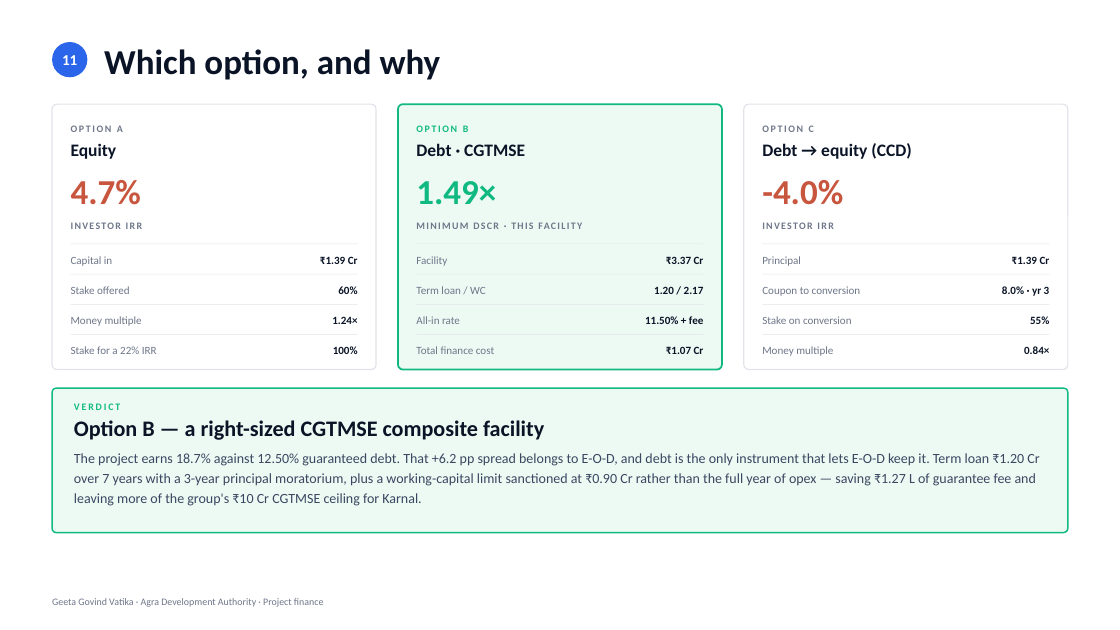
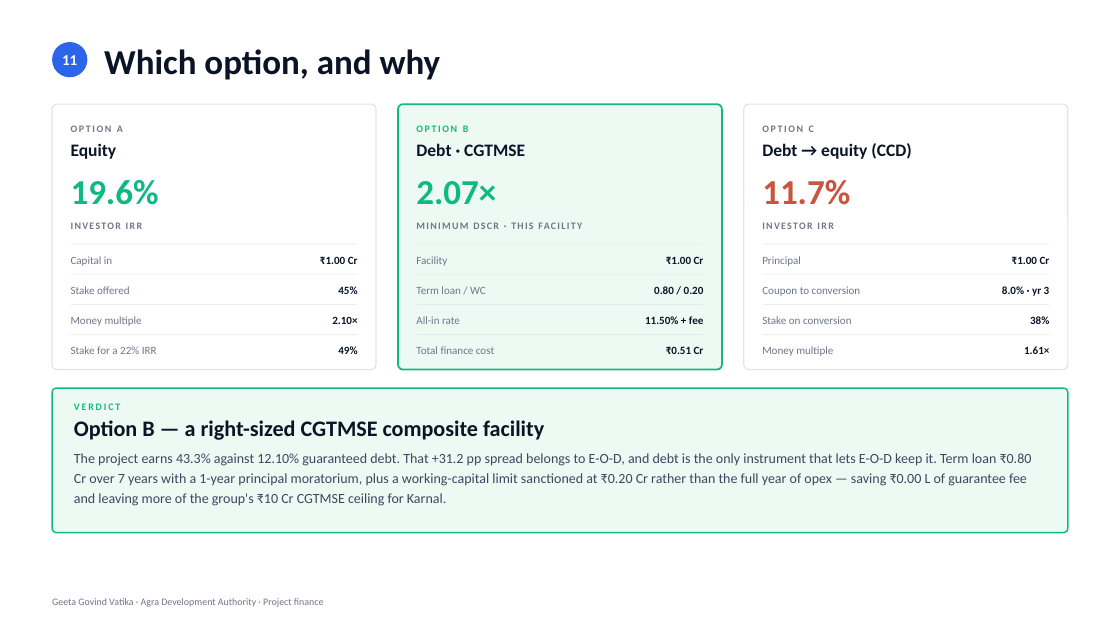
Before and after one commit to eodcfo/vappl-deck, a slide deck: slide 12 of pptx/EOD-Geeta-Govind-Vatika-Project-Finance.pptx. Drawn at 1120x630 pixels with LibreOffice and Linux fonts; fonts in the diff are those of the drawing. Boxes give left, top, right and bottom in pixels: in the first picture for what was removed or moved away, otherwise in the second. Text is boxed around its words. In the diff, an @@ line names an element or a change of style, - is before the commit and + after.

```diff
--- a/pptx/EOD-Geeta-Govind-Vatika-Project-Finance.pptx
+++ b/pptx/EOD-Geeta-Govind-Vatika-Project-Finance.pptx
@@ text at bbox=[71, 180, 159, 205]: text changed; text colour #C8553D to #10B981 @@
-4.7%
+19.6%
@@ text at bbox=[416, 181, 496, 205]: text changed @@
-1.49×
+2.07×
@@ text at bbox=[762, 180, 850, 205]: text changed @@
--4.0%
+11.7%
@@ text at bbox=[320, 256, 358, 264]: text changed @@
-₹1.39 Cr
+₹1.00 Cr
@@ text at bbox=[666, 256, 704, 264]: text changed @@
-₹3.37 Cr
+₹1.00 Cr
@@ text at bbox=[1012, 256, 1050, 264]: text changed @@
-₹1.39 Cr
+₹1.00 Cr
@@ text at bbox=[338, 286, 357, 294]: text changed @@
-60%
+45%
@@ text at bbox=[654, 286, 704, 294]: text changed @@
-1.20 / 2.17
+0.80 / 0.20
@@ text at bbox=[332, 316, 357, 324]: text changed @@
-1.24×
+2.10×
@@ text at bbox=[1030, 316, 1049, 324]: text changed @@
-55%
+38%
@@ text at bbox=[338, 346, 357, 354]: text changed @@
-100%
+49%
@@ text at bbox=[666, 346, 704, 354]: text changed @@
-₹1.07 Cr
+₹0.51 Cr
@@ text at bbox=[1024, 346, 1049, 354]: text changed @@
-0.84×
+1.61×
@@ text at bbox=[74, 453, 1032, 506]: text changed @@
-The project earns 18.7% against 12.50% guaranteed debt. That +6.2 pp spread belongs to E-O-D, and debt is the only instrument that lets E-O-D keep it. Term loan ₹1.20 Cr over 7 years with a 3-year principal moratorium, plus a working-capital limit sanctioned at ₹0.90 Cr rather than the full year of opex — saving ₹1.27 L of guarantee fee and leaving more of the group's ₹10 Cr CGTMSE ceiling for Karnal.
+The project earns 43.3% against 12.10% guaranteed debt. That +31.2 pp spread belongs to E-O-D, and debt is the only instrument that lets E-O-D keep it. Term loan ₹0.80 Cr over 7 years with a 1-year principal moratorium, plus a working-capital limit sanctioned at ₹0.20 Cr rather than the full year of opex — saving ₹0.00 L of guarantee fee and leaving more of the group's ₹10 Cr CGTMSE ceiling for Karnal.
```
Also in this commit, not shown: 12 other slides changed, 14 other files.
